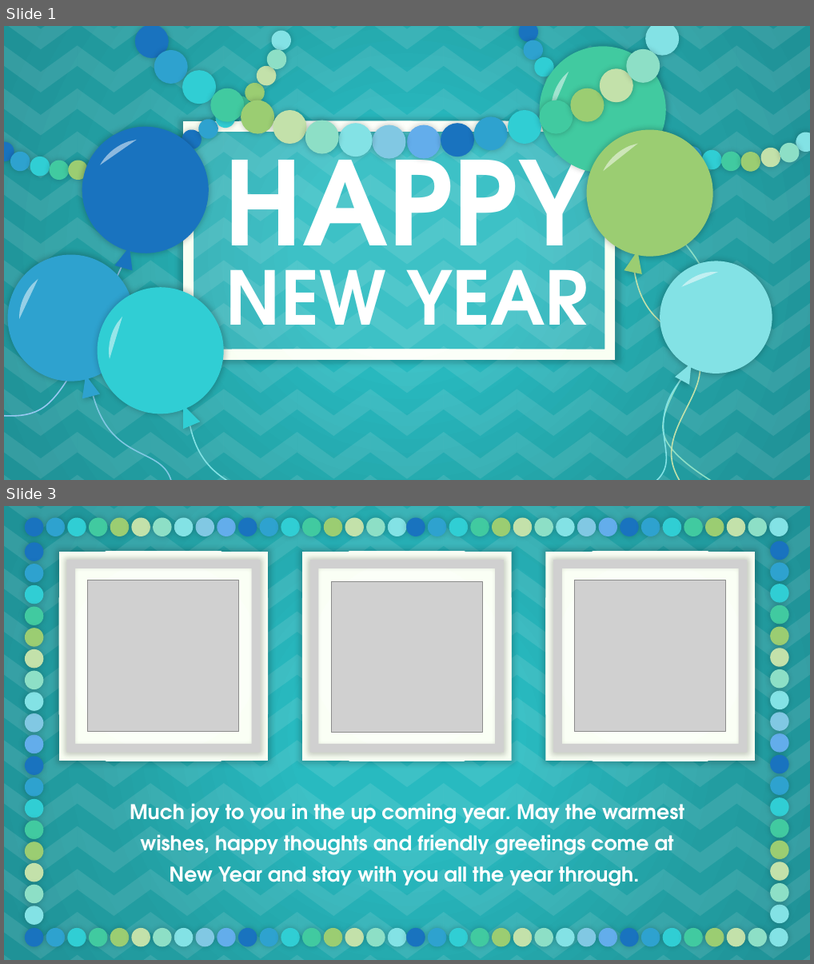
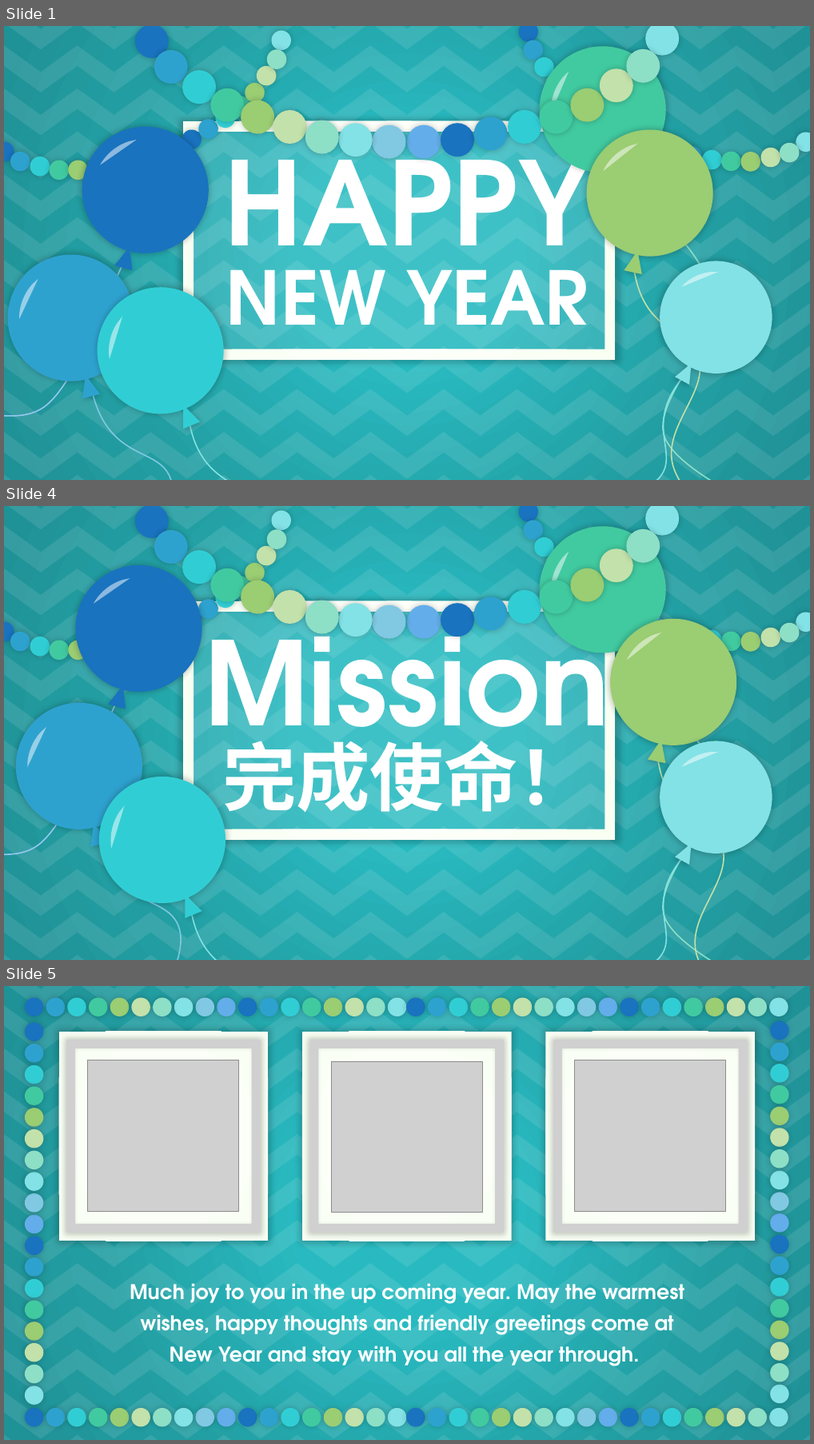
Before and after one commit to zhangzju/ExcelFixer, a slide deck: Main.pptx. Shown one above the other, each under a label of ours: slides 1 and 3 before the commit, slides 1, 4 and 5 after it; the slides between them are not shown. The pictures are 814x964 and 814x1444 pixels, drawn with LibreOffice and Linux fonts; fonts in the diff are those of the drawing; grey boxes stand for pictures. Boxes give left, top, right and bottom in pixels: in the first picture for what was removed or moved away, otherwise in the second. Text is boxed around its words. In the diff, an @@ line names an element or a change of style, - is before the commit and + after.

```diff
--- a/Main.pptx
+++ b/Main.pptx
@@ slide 4 added at [4, 506, 810, 960], background gradient #28BAC0 to #229DA1 to #1F9297; not listed: 132 template elements that a slide beside it also shows @@
@@ group added at [4, 508, 294, 663]: 18 ellipses @@
@@ freeform shape added at [525, 511, 686, 684], fill #41CAA0 @@
@@ group added at [135, 506, 680, 639]: 18 ellipses @@
@@ freeform shape added at [56, 550, 217, 723], fill #1973BF @@
@@ freeform shape added at [542, 551, 578, 592], fill #FFFFFF at 50% opacity @@
@@ freeform shape added at [94, 571, 130, 612], fill #FFFFFF at 50% opacity @@
@@ rectangle added at [183, 601, 616, 840], fill #FFFFFF at 10% opacity @@
@@ frame added at [183, 601, 616, 840], fill gradient #FFFFFF to #F9FFF3 @@
@@ text added at [204, 599, 610, 772], 138 pt, text #FFFFFF, bold @@
+Mission
@@ freeform shape added at [595, 607, 749, 774], fill #9BCD72 @@
@@ group added at [516, 506, 810, 654]: 18 ellipses @@
@@ freeform shape added at [627, 626, 662, 666], fill #FFFFFF at 50% opacity @@
@@ freeform shape added at [626, 666, 770, 960], outline #8DDFC6 1.5 pt @@
@@ freeform shape added at [4, 689, 160, 860], fill #2EA2CF @@
@@ freeform shape added at [4, 702, 169, 954], outline #97C8F1 1.5 pt @@
@@ freeform shape added at [633, 721, 793, 888], fill #83E2E5 @@
@@ freeform shape added at [19, 727, 55, 768], fill #FFFFFF at 50% opacity @@
@@ text added at [222, 740, 592, 824], 88 pt, text #FFFFFF, bold @@
+完成使命！
@@ freeform shape added at [682, 740, 718, 778], fill #FFFFFF at 50% opacity @@
@@ freeform shape added at [80, 757, 252, 939], fill #30CED4 @@
@@ freeform shape added at [658, 753, 802, 960], outline #C3E1AA 1.5 pt @@
@@ freeform shape added at [98, 805, 138, 848], fill #FFFFFF at 50% opacity @@
@@ freeform shape added at [101, 820, 288, 960], outline #81C8E3 1.5 pt @@
@@ freeform shape added at [471, 855, 772, 960], outline #83E2E5 1.5 pt @@
@@ freeform shape added at [190, 900, 351, 960], outline #83E2E5 1.5 pt @@
@@ what was slide 3 is now slide 5 @@
```
Also in this commit, not shown: 3 other slides added, 2 slides removed, 1 other file.
